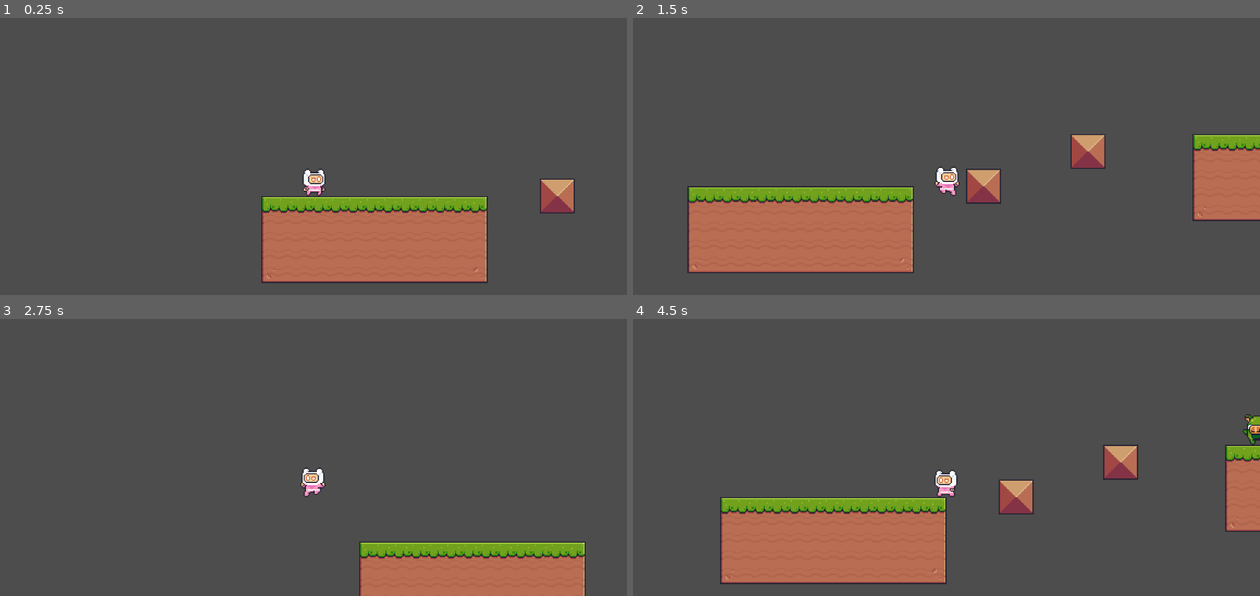
Above: before the commit, frames 1-4 (two rows, left to right).
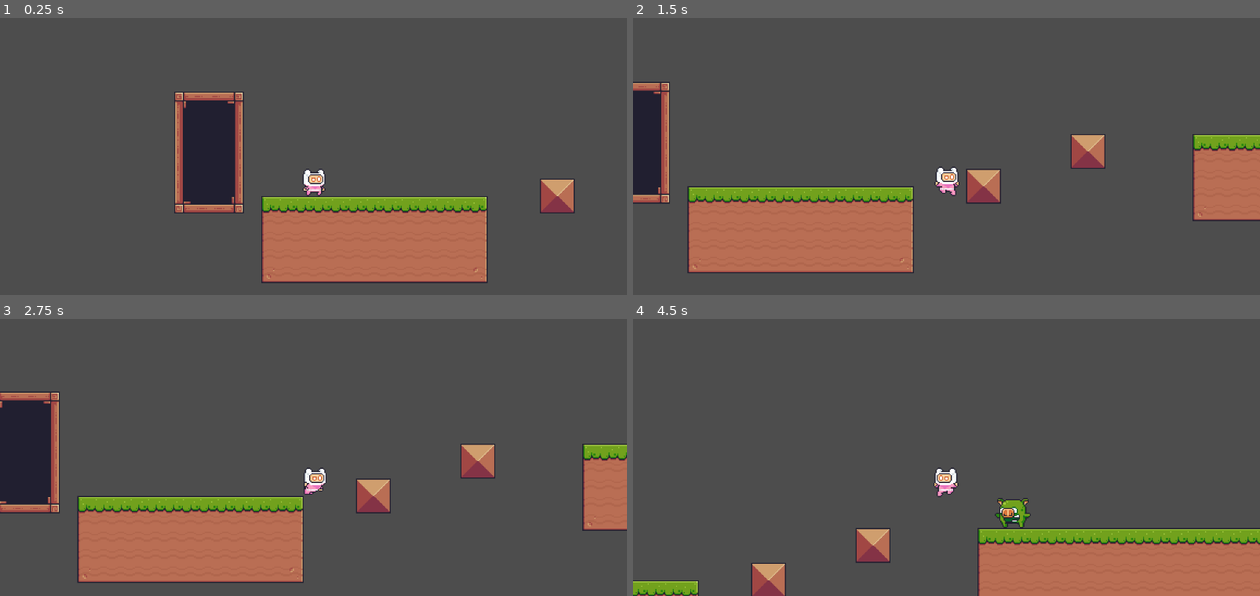
Above: after the commit, the same moments.

Repository: HiggloH/2d_platformer
Game: Godot game, scene res://Levels/TestLevel/test_level.tscn
Two runs of this game, one before a commit and one after it. Both use one fixed random seed, a clock stepped at 60 frames per second and the inputs below. The project has no main scene, so this scene is started directly.
Inputs:
- Up to frame 1 (0.25 s): no input
- Up to frame 2 (1.5 s): hold D (right) from 0.53 s (still down); tap Space (jump) at 0.6, 0.77, 1.07, 1.35 s
- Up to frame 3 (2.75 s): tap Space (jump) at 1.52, 1.82, 2.1 s; release D (right) at 2.03 s; hold A (left) from 2.03 s (still down)
- Up to frame 4 (4.5 s): release A (left) at 2.78 s; hold D (right) 2.78-4.28 s; tap Space (jump) at 2.85, 3.02, 3.32, 3.6, 3.77, 4.07, 4.35 s; hold A (left) from 4.28 s (still down)

The runs differ from the first frame. In frame 1, 4.8% of the frame differs, in the area x 27-39%, y 26-71%; in frame 2, 2.6%; in frame 3, 26%; in frame 4, 27%, in the area x 0-100%, y 34-100%.

Commit message:
wall jump

Diff:
--- a/Enemies/Pig_Enemy/pig_enemy.gd
+++ b/Enemies/Pig_Enemy/pig_enemy.gd
@@ -1,7 +1,14 @@
 extends CharacterBody2D
+
+@onready var sprite = $AnimatedSprite2D
 
 @export var health = 20
 @export var damage = 10
+
+@export var color: Color = Color.WHITE
+
+func _ready():
+	sprite.modulate = color
 
 func hurt(damge):
 	health -= damge
--- a/Enemies/Pig_Enemy/pig_enemy.tscn
+++ b/Enemies/Pig_Enemy/pig_enemy.tscn
@@ -78,7 +78,7 @@
 size = Vector2(33, 18)
 
 [sub_resource type="RectangleShape2D" id="RectangleShape2D_81hxs"]
-size = Vector2(29, 5)
+size = Vector2(27, 4)
 
 [sub_resource type="RectangleShape2D" id="RectangleShape2D_8wqub"]
 size = Vector2(7, 20)
@@ -101,7 +101,7 @@
 [node name="HurtBox" type="Area2D" parent="." groups=["Enemy_Hitbox"]]
 
 [node name="CollisionShape2D" type="CollisionShape2D" parent="HurtBox"]
-position = Vector2(0.5, -9.5)
+position = Vector2(0.5, -9)
 shape = SubResource("RectangleShape2D_81hxs")
 
 [node name="Hitbox" type="Area2D" parent="."]
--- a/Levels/TestLevel/Level_Manager.gd
+++ b/Levels/TestLevel/Level_Manager.gd
@@ -8,6 +8,7 @@
 
 func _player_death():
 	$Player.global_position = start_location.global_position
+	$Player.set_health()
 
 func _win():
 	$Player.global_position = start_location.global_position
--- a/Levels/TestLevel/test_level.tscn
+++ b/Levels/TestLevel/test_level.tscn
@@ -552,11 +552,11 @@
 
 [node name="Player" parent="." instance=ExtResource("1_ylj0v")]
 
-[node name="TileMap" type="TileMap" parent="."]
+[node name="TileMap" type="TileMap" parent="." groups=["Level"]]
 texture_filter = 1
 tile_set = SubResource("TileSet_68ax3")
 format = 2
-layer_0/tile_data = PackedInt32Array(196605, 393216, 0, 1966 …(6687 unchanged characters)…  1, -65415, 458752, 1, -65416, 458752, 1)
+layer_0/tile_data = PackedInt32Array(196605, 393216, 0, 1966 …(6687 unchanged characters)…  1, -65415, 458752, 1, -65416, 458752, 1, 131067, 131072, 5, 65531, 131072, 5, -5, 131072, 5, -65541, 131072, 5, -131077, 131072, 5, -196613, 131072, 4, 196603, 131072, 6, 196602, 65536, 6, 196601, 65536, 6, -196614, 65536, 4, -196615, 65536, 4, -196616, 0, 4, 196600, 0, 6, 65528, 0, 5, 131064, 0, 5, -8, 0, 5, -65544, 0, 5, -131080, 0, 5, -131078, 65536, 5, -65543, 65536, 5, -7, 65536, 5, -6, 65536, 5, 65530, 65536, 5, 131065, 65536, 5, 65529, 65536, 5, 131066, 65536, 5, -65542, 65536, 5, -131079, 65536, 5)
 
 [node name="KillZone" parent="." instance=ExtResource("3_8fwue")]
 position = Vector2(-358, 154)
@@ -586,6 +586,7 @@
 rotates = false
 
 [node name="PigEnemy" parent="Enemy2/PathFollow2D" instance=ExtResource("5_688hj")]
+color = Color(0.0431373, 0.470588, 1, 1)
 
 [node name="WinZone" parent="." instance=ExtResource("7_smat0")]
 position = Vector2(1904, -88)
--- a/Player/player.gd
+++ b/Player/player.gd
@@ -3,24 +3,43 @@
 @export var speed: int = 200
 @export var jump_height: int = -250
 var damage = 10
+var knockback: int = 550
 @export var health = 100
 
 @export var gravity: float = 10
+var direction
+var last_direction
 
 @onready var animation = $AnimatedSprite2D
 
+var jump_ready: bool = false
+
 func _physics_process(_delta):
-	velocity.y += gravity
+	if is_on_wall():
+		jump_ready = true
+		animation.play("Wall_Jump")
+
+		velocity.y = 0
+	else:
+		velocity.y += gravity
+		animation.play("Jump")
+
+	if is_on_floor():
+		jump_ready = true
 
 	move()
-	if is_on_floor() and Input.is_action_just_pressed("jump"):
+	if jump_ready and Input.is_action_just_pressed("jump"):
 		velocity.y = jump_height
+		jump_ready = false
 		animation.play("Jump")
 
 	move_and_slide()
 
 func move():
-	var direction = Input.get_axis("left", "right")
+	direction = Input.get_axis("left", "right")
+
+	if direction != 0:
+		last_direction = direction
 
 	if direction == -1:
 		animation.flip_h = true
@@ -47,6 +66,21 @@
 
 func hurt(_damage):
 	health -= _damage
+	jump_ready = true
+	var knockback_dir = -last_direction
+	var new_pos = global_position.x + (knockback_dir * knockback)
+
+	global_position.x = lerp(global_position.x, new_pos, 0.1)
 
 	if health <= 0:
 		GlobalSignals.emit_signal("player_death")
+
+func set_health():
+	health = 100
+
+func _on_hit_box_body_entered(body):
+	#Unstuck the player by moving it up
+	if body.is_in_group("Level"):
+		$CollisionShape2D.set_deferred("disabled", true)
+		global_position.y += jump_height / 4
+		$CollisionShape2D.set_deferred("disabled", false)
--- a/Player/player.tscn
+++ b/Player/player.tscn
@@ -1,10 +1,11 @@
-[gd_scene load_steps=32 format=3 uid="uid://cimdsuny8kwq2"]
+[gd_scene load_steps=38 format=3 uid="uid://cimdsuny8kwq2"]
 
 [ext_resource type="Script" path="res://Player/player.gd" id="1_qt1x4"]
 [ext_resource type="Texture2D" uid="uid://bgqqd776lwcnl" path="res://Art/Free/Main Characters/Pink Man/Run (32x32).png" id="2_ix7xs"]
 [ext_resource type="Texture2D" uid="uid://blow0k6pw25ib" path="res://Art/Free/Main Characters/Pink Man/Jump (32x32).png" id="2_n2sxa"]
 [ext_resource type="Texture2D" uid="uid://by0v2qdvc08r8" path="res://Art/Free/Main Characters/Pink Man/Fall (32x32).png" id="3_4dyd0"]
 [ext_resource type="Texture2D" uid="uid://cmp3x1asfafa7" path="res://Art/Free/Main Characters/Pink Man/Idle (32x32).png" id="3_qtw0o"]
+[ext_resource type="Texture2D" uid="uid://dumljo0g5tpx3" path="res://Art/Free/Main Characters/Pink Man/Wall Jump (32x32).png" id="5_tbthy"]
 
 [sub_resource type="AtlasTexture" id="AtlasTexture_e6rf0"]
 atlas = ExtResource("2_ix7xs")
@@ -53,6 +54,26 @@
 [sub_resource type="AtlasTexture" id="AtlasTexture_kvkys"]
 atlas = ExtResource("2_ix7xs")
 region = Rect2(352, 0, 32, 32)
+
+[sub_resource type="AtlasTexture" id="AtlasTexture_t8s5c"]
+atlas = ExtResource("5_tbthy")
+region = Rect2(0, 0, 32, 32)
+
+[sub_resource type="AtlasTexture" id="AtlasTexture_vn4fr"]
+atlas = ExtResource("5_tbthy")
+region = Rect2(32, 0, 32, 32)
+
+[sub_resource type="AtlasTexture" id="AtlasTexture_bucig"]
+atlas = ExtResource("5_tbthy")
+region = Rect2(64, 0, 32, 32)
+
+[sub_resource type="AtlasTexture" id="AtlasTexture_71wmy"]
+atlas = ExtResource("5_tbthy")
+region = Rect2(96, 0, 32, 32)
+
+[sub_resource type="AtlasTexture" id="AtlasTexture_g8gqp"]
+atlas = ExtResource("5_tbthy")
+region = Rect2(128, 0, 32, 32)
 
 [sub_resource type="AtlasTexture" id="AtlasTexture_3c2y1"]
 atlas = ExtResource("3_qtw0o")
@@ -151,6 +172,26 @@
 "loop": true,
 "name": &"Run",
 "speed": 15.0
+}, {
+"frames": [{
+"duration": 1.0,
+"texture": SubResource("AtlasTexture_t8s5c")
+}, {
+"duration": 1.0,
+"texture": SubResource("AtlasTexture_vn4fr")
+}, {
+"duration": 1.0,
+"texture": SubResource("AtlasTexture_bucig")
+}, {
+"duration": 1.0,
+"texture": SubResource("AtlasTexture_71wmy")
+}, {
+"duration": 1.0,
+"texture": SubResource("AtlasTexture_g8gqp")
+}],
+"loop": true,
+"name": &"Wall_Jump",
+"speed": 5.0
 }, {
 "frames": [{
 "duration": 1.0,
@@ -195,7 +236,7 @@
 size = Vector2(19, 23)
 
 [sub_resource type="RectangleShape2D" id="RectangleShape2D_7fesw"]
-size = Vector2(21, 24)
+size = Vector2(19, 24)
 
 [node name="Player" type="CharacterBody2D" groups=["Player"]]
 script = ExtResource("1_qt1x4")
@@ -204,8 +245,7 @@
 texture_filter = 1
 position = Vector2(-2.01948e-28, -2.01948e-28)
 sprite_frames = SubResource("SpriteFrames_tbn1q")
-animation = &"Jump"
-frame_progress = 0.105799
+animation = &"idle"
 
 [node name="Camera2D" type="Camera2D" parent="."]
 offset = Vector2(0, -55)
@@ -222,3 +262,4 @@
 shape = SubResource("RectangleShape2D_7fesw")
 
 [connection signal="area_entered" from="HitBox" to="." method="_on_hit_box_area_entered"]
+[connection signal="body_entered" from="HitBox" to="." method="_on_hit_box_body_entered"]
